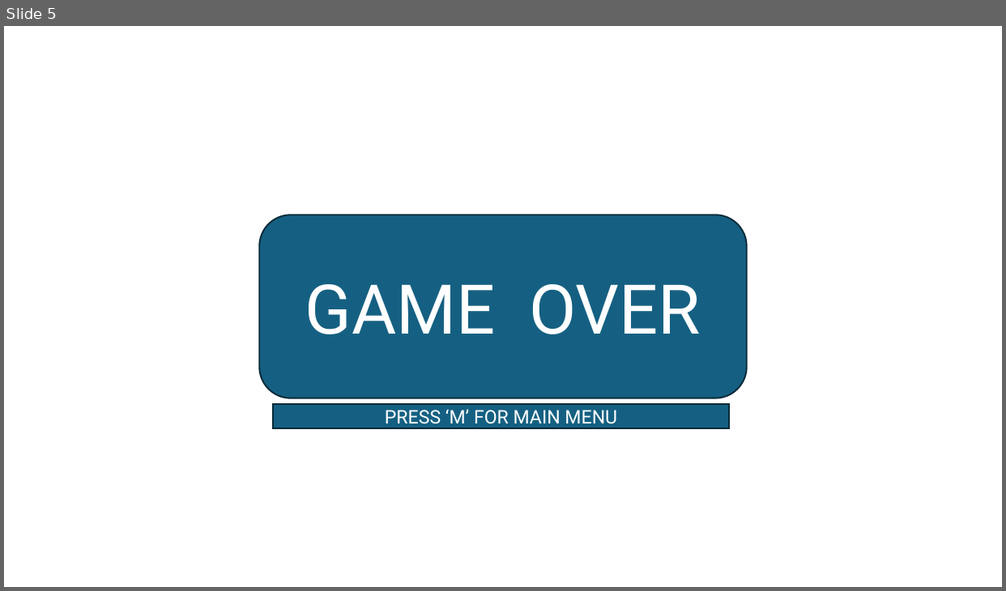
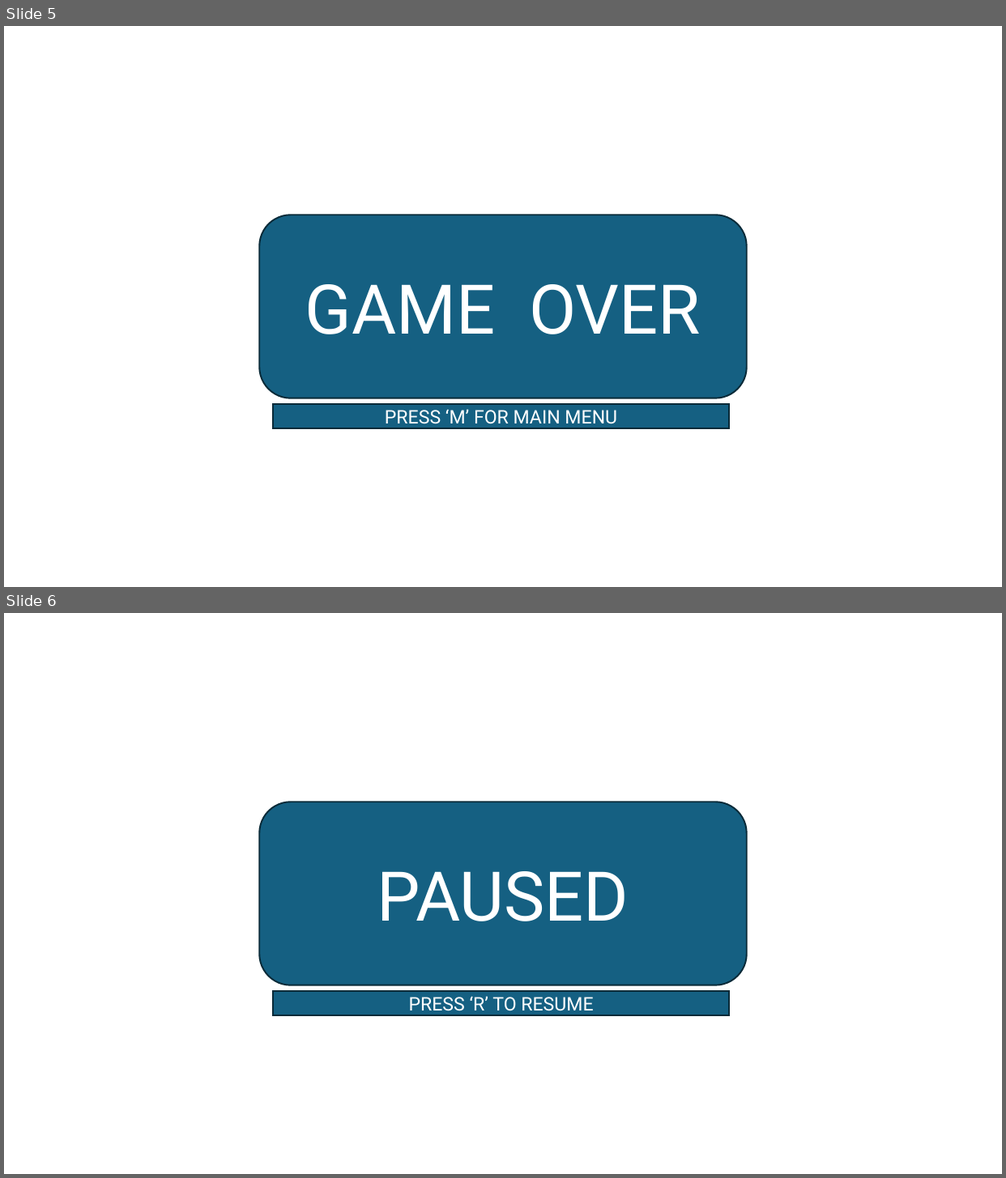
Before and after one commit to ahmfuad/Space-Invaders-L1T1, a slide deck: images/images.pptx. Shown one above the other, each under a label of ours: slide 5 before the commit, slides 5 and 6 after it. The pictures are 1006x591 and 1006x1178 pixels, drawn with LibreOffice and Linux fonts; fonts in the diff are those of the drawing. Boxes give left, top, right and bottom in pixels: in the first picture for what was removed or moved away, otherwise in the second. Text is boxed around its words. In the diff, an @@ line names an element or a change of style, - is before the commit and + after.

```diff
--- a/images/images.pptx
+++ b/images/images.pptx
@@ slide 6 added at (4, 613, 1002, 1174), background #FFFFFF @@
@@ rounded rectangle added at (259, 802, 747, 985), fill #156082, outline #092A39 1.5 pt, 66 pt, text #FFFFFF @@
+PAUSED
@@ rectangle added at (274, 992, 730, 1016), fill #156082, outline #092A39 1.5 pt, 18 pt, text #FFFFFF @@
+PRESS ‘R’ TO RESUME
```
Also in this commit, not shown: 2 other slides added, 23 other files.
